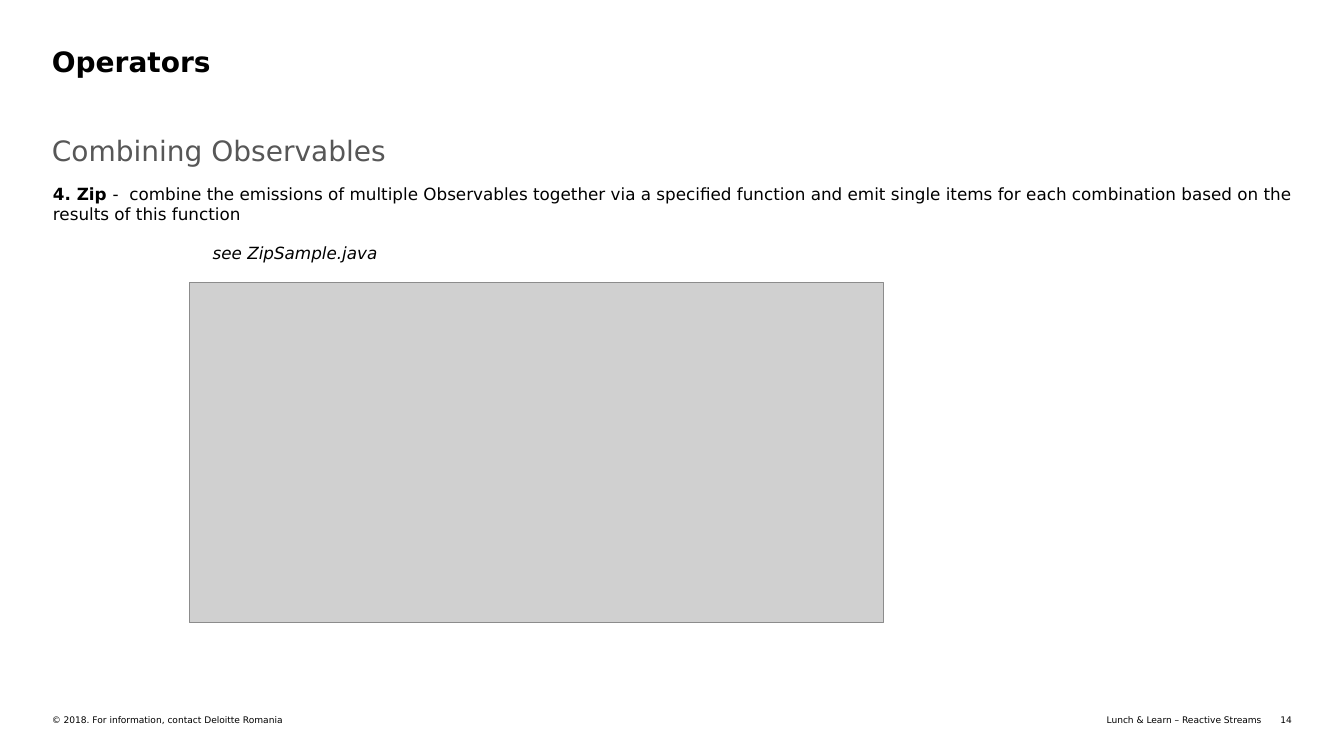
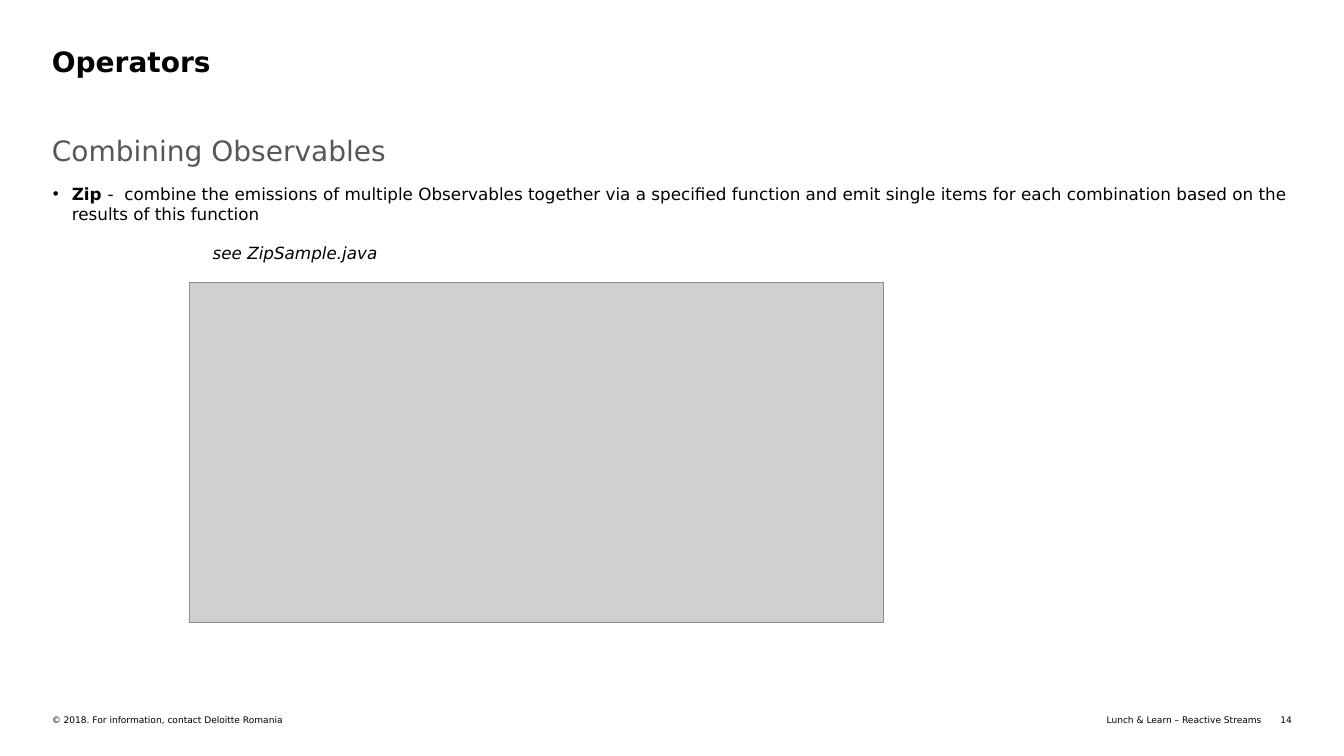
Before and after one commit to icsu/ReactiveStreamsPresentation2018, a slide deck: slide 14 of Presentation/src/Documentation/LunchLearn_ReactiveStreams_RxJava.pptx. Drawn at 1344x756 pixels with LibreOffice and Linux fonts; fonts in the diff are those of the drawing; grey boxes stand for pictures. Boxes give left, top, right and bottom in pixels: in the first picture for what was removed or moved away, otherwise in the second. Text is boxed around its words. In the diff, an @@ line names an element or a change of style, - is before the commit and + after.

```diff
--- a/Presentation/src/Documentation/LunchLearn_ReactiveStreams_RxJava.pptx
+++ b/Presentation/src/Documentation/LunchLearn_ReactiveStreams_RxJava.pptx
@@ text at <box>72,187,1287,221</box>: text changed @@
-4. Zip - combine the emissions of multiple Observables together via a specified function and emit single items for each combination based on the results of this function
+• Zip - combine the emissions of multiple Observables together via a specified function and emit single items for each combination based on the results of this function
```
Also in this commit, not shown: 5 other slides changed, 3 slides added, 6 other files.
